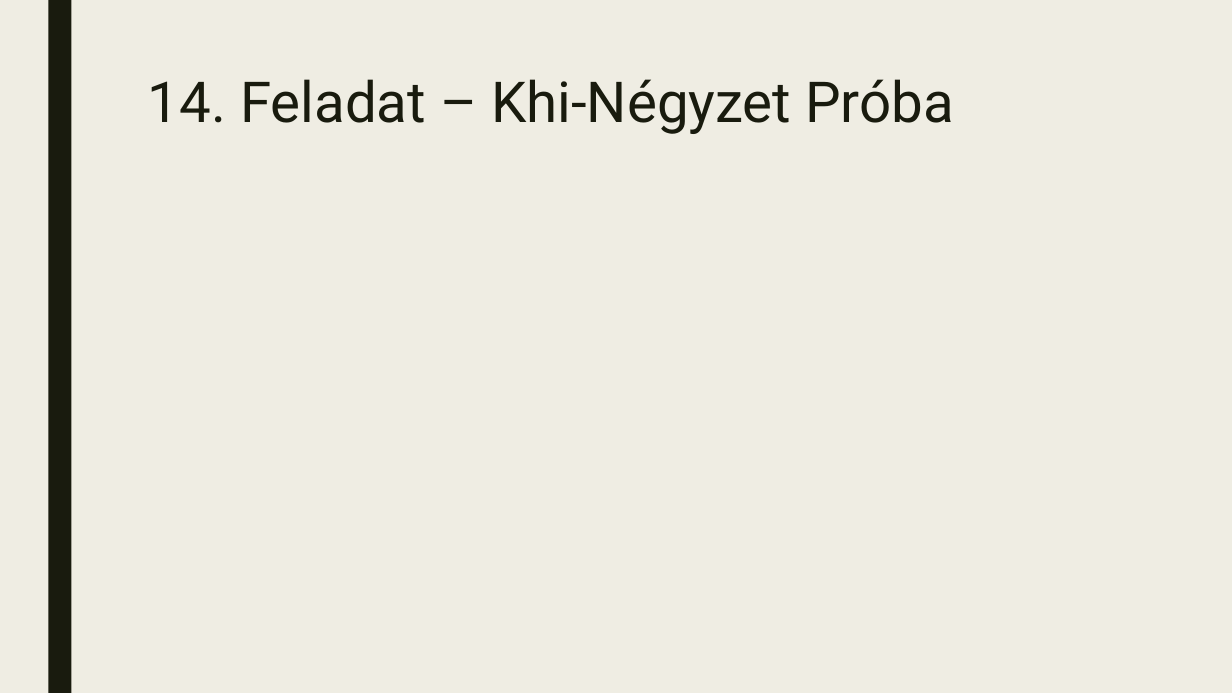
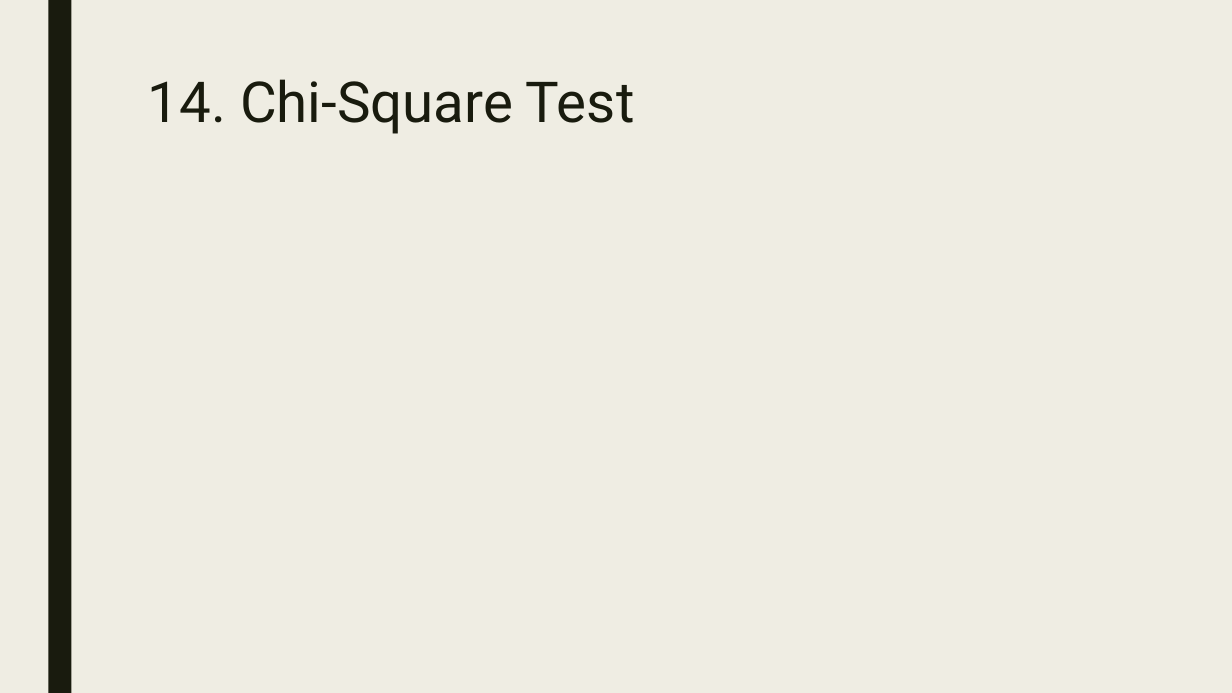
Before and after one commit to GrG0312/gpu-prog, a slide deck: slide 5 of Plans14.pptx. Drawn at 1232x693 pixels with LibreOffice and Linux fonts; fonts in the diff are those of the drawing; grey boxes stand for pictures. Boxes give left, top, right and bottom in pixels: in the first picture for what was removed or moved away, otherwise in the second. Text is boxed around its words. In the diff, an @@ line names an element or a change of style, - is before the commit and + after.

```diff
--- a/Plans14.pptx
+++ b/Plans14.pptx
@@ title at [148,79,635,134]: text changed @@
-14. Feladat – Khi-Négyzet Próba
+14. Chi-Square Test
```
Also in this commit, not shown: 5 other slides changed, 1 slide added.
